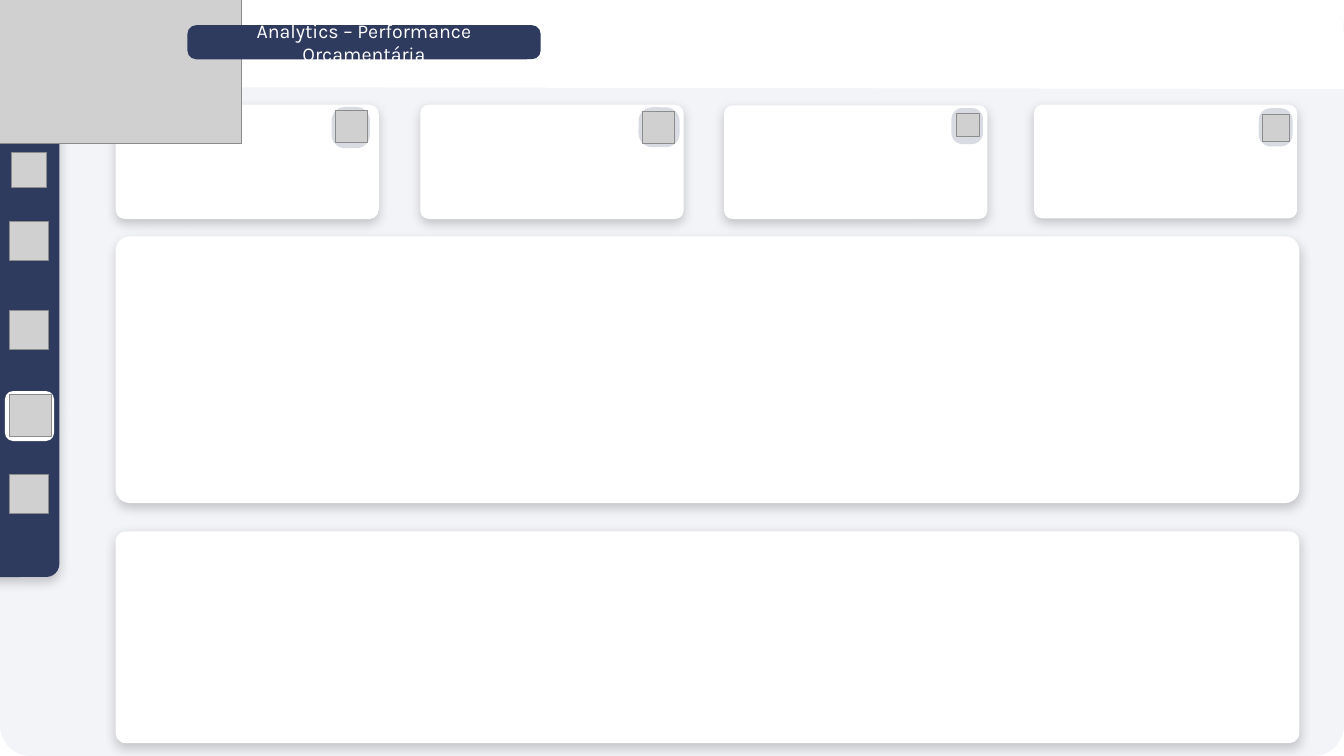
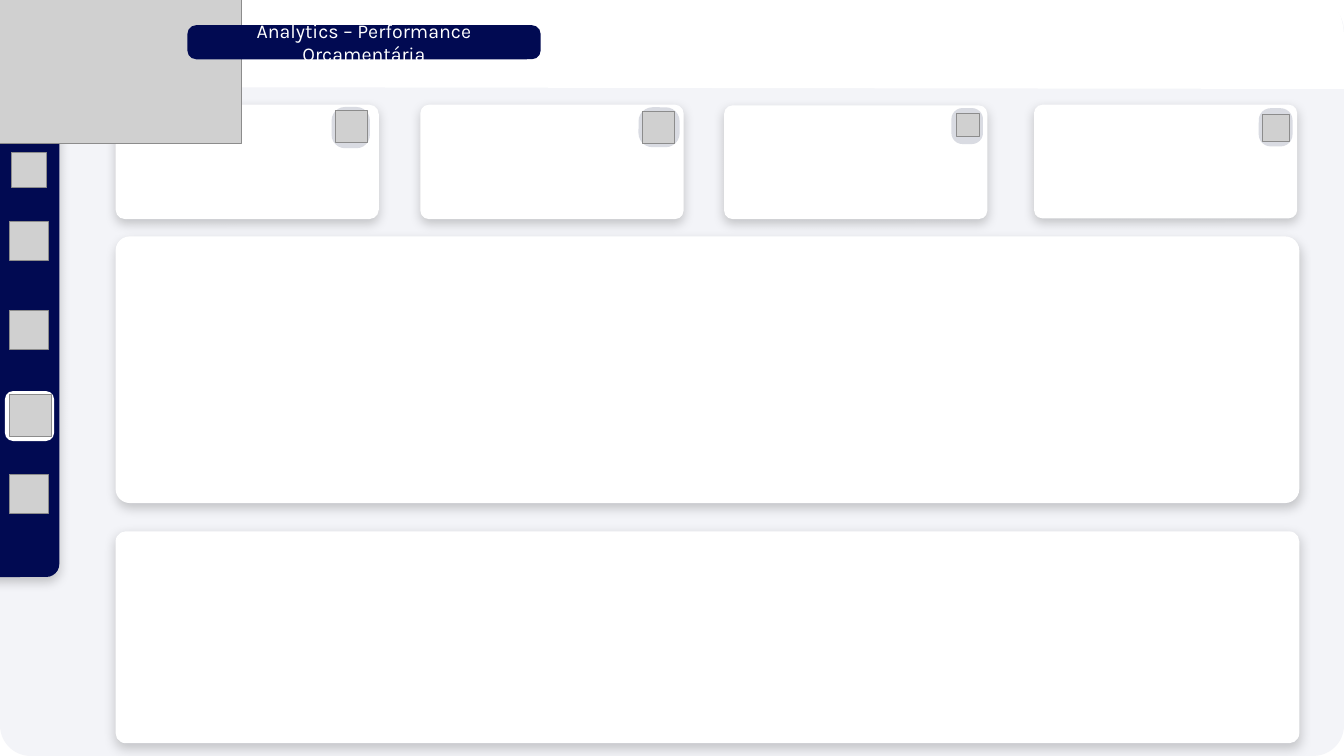
Before and after one commit to Lucas-Pires-ds/controle-orcamentario-analytics-pipeline, a slide deck: slide 3 of dashboards/Mockup dashboard (em construção).pptx. Drawn at 1344x756 pixels with LibreOffice and Linux fonts; fonts in the diff are those of the drawing; grey boxes stand for pictures. Boxes give left, top, right and bottom in pixels: in the first picture for what was removed or moved away, otherwise in the second. Text is boxed around its words. In the diff, an @@ line names an element or a change of style, - is before the commit and + after.

```diff
--- a/dashboards/Mockup dashboard (em construção).pptx
+++ b/dashboards/Mockup dashboard (em construção).pptx
@@ rounded rectangle "Analytics – Performance Orçamentária" at (188, 25, 541, 59): fill #2F3A5F to #010A52 @@
@@ rounded rectangle at (0, 99, 59, 577): fill #2F3A5F to #010A52 @@
```
Also in this commit, not shown: 3 other slides changed, 1 slide added, 9 other files.
